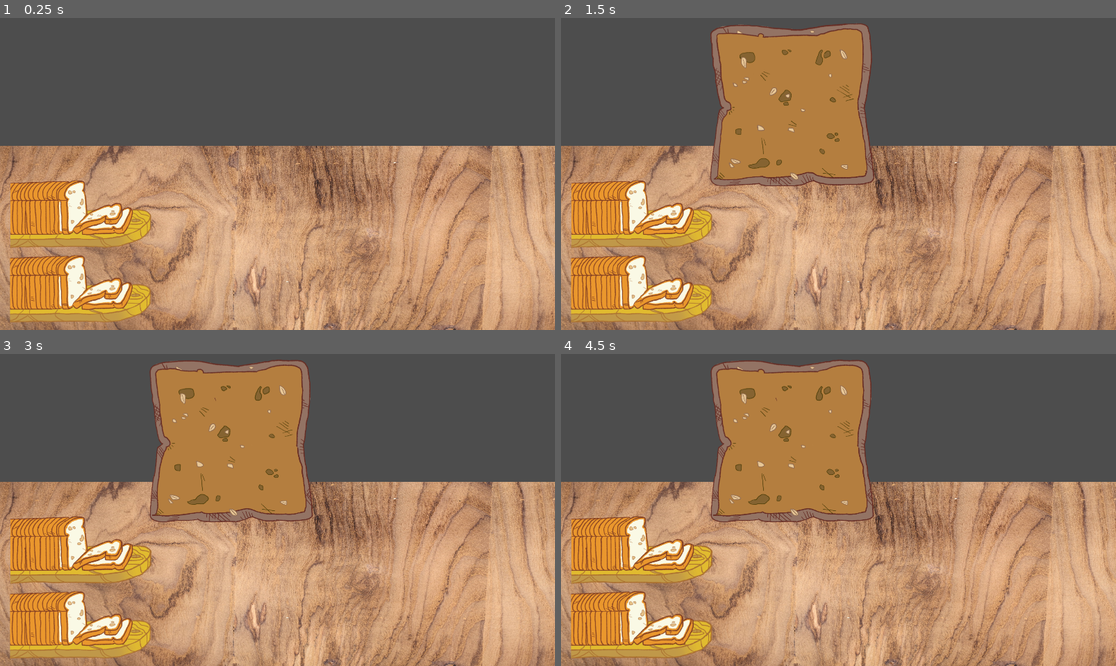
Above: before the commit, frames 1-4 (two rows, left to right).
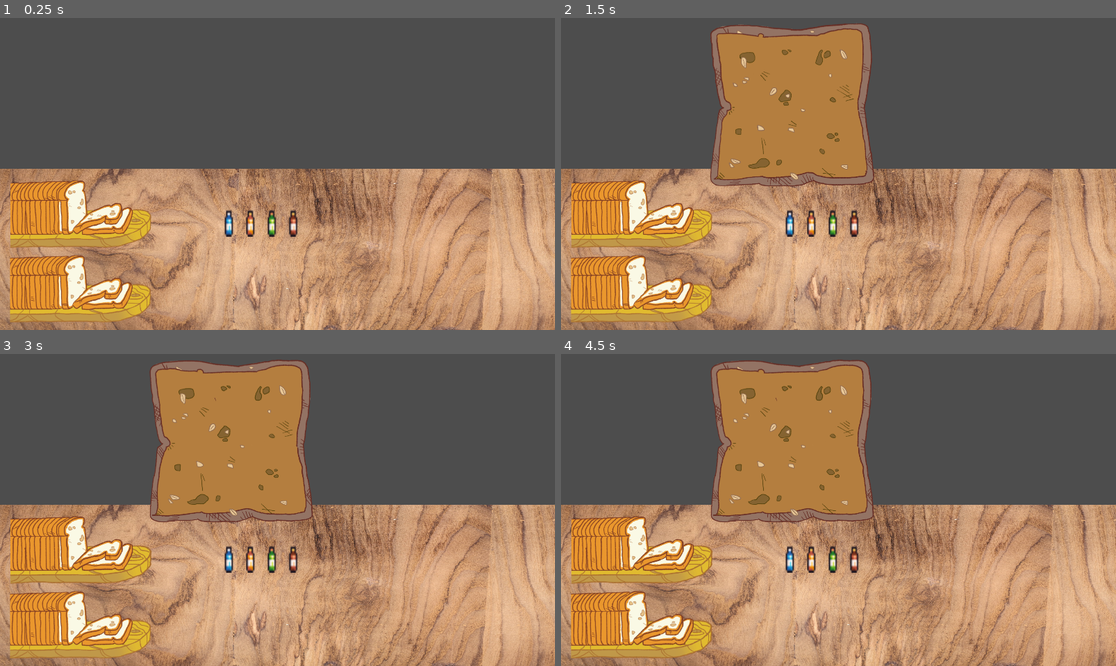
Above: after the commit, the same moments.

Repository: vitames404/Minimum-Wage-Spreader
Game: Godot game, scene res://cena.tscn
Same seed, same stepped clock (60 frames per second), same inputs: the game is played once before the commit and once after it.
Inputs (mouse positions are in pixels of both pictures, inside the frame that each line leads up to):
- Up to frame 1 (0.25 s): no input
- Up to frame 2 (1.5 s): move the mouse to (638, 289) at 0.52 s; click (638, 289) at 0.67 s; move the mouse to (644, 214) at 1.27 s; click (644, 214) at 1.42 s
- Up to frame 3 (3 s): move the mouse to (333, 441) at 2.02 s; click (333, 441) at 2.17 s; move the mouse to (249, 572) at 2.77 s; click (249, 572) at 2.92 s
- Up to frame 4 (4.5 s): move the mouse to (1005, 556) at 3.52 s; click (1005, 556) at 3.67 s; move the mouse to (672, 463) at 4.27 s; click (672, 463) at 4.42 s

The runs differ from the first frame. In frame 1, 20% of the frame differs, in the area x 0-100%, y 40-100%; in frame 2, 17%; in frame 3, 17%; in frame 4, 17%.

Commit message:
Peanut Butter added

Diff:
--- /dev/null
+++ b/Scripts/PeanutButter.gd
@@ -0,0 +1,11 @@
+extends Area2D
+
+
+# Called when the node enters the scene tree for the first time.
+func _ready():
+	pass
+
+func _input_event(viewport, event, shape_idx):
+	if event is InputEventMouseButton:
+		if event.button_index == MOUSE_BUTTON_LEFT and event.pressed:
+			print("Peanut butter clicked")
--- a/cena.tscn
+++ b/cena.tscn
@@ -8,6 +8,8 @@
 [ext_resource type="Script" path="res://Scripts/IntegralBreadBag.gd" id="8_cxg2r"]
 [ext_resource type="Texture2D" uid="uid://dbebpnd51de58" path="res://Sprites/sacos/white_bag_2.png" id="8_xyvuc"]
 [ext_resource type="Script" path="res://Scripts/WhiteBreadBag.gd" id="9_itmok"]
+[ext_resource type="Texture2D" uid="uid://bmpy648sn5k6b" path="res://Sprites/Food Items/Bottled_Drinks (16 x 16).png" id="9_xb3cj"]
+[ext_resource type="Script" path="res://Scripts/PeanutButter.gd" id="10_7ddjn"]
 
 [sub_resource type="SpriteFrames" id="SpriteFrames_j0fu5"]
 animations = [{
@@ -43,12 +45,26 @@
 [sub_resource type="RectangleShape2D" id="RectangleShape2D_n35mm"]
 size = Vector2(488, 230)
 
+[sub_resource type="SpriteFrames" id="SpriteFrames_ui1nw"]
+animations = [{
+"frames": [{
+"duration": 1.0,
+"texture": ExtResource("9_xb3cj")
+}],
+"loop": true,
+"name": &"default",
+"speed": 5.0
+}]
+
+[sub_resource type="RectangleShape2D" id="RectangleShape2D_oxudc"]
+size = Vector2(51.7172, 12.318)
+
 [node name="Game" type="Node2D"]
 script = ExtResource("1_j6ys4")
 
 [node name="Table" type="Sprite2D" parent="."]
-position = Vector2(990.062, 780.5)
-scale = Vector2(0.709084, 0.239053)
+position = Vector2(990.062, 820)
+scale = Vector2(0.709084, 0.211158)
 texture = ExtResource("1_c3y2j")
 
 [node name="IntegralBread" type="Sprite2D" parent="."]
@@ -83,3 +99,15 @@
 
 [node name="CollisionShape2D" type="CollisionShape2D" parent="IntegralBreadBag/Area2D"]
 shape = SubResource("RectangleShape2D_n35mm")
+
+[node name="PeanutButter" type="AnimatedSprite2D" parent="."]
+position = Vector2(903, 697)
+scale = Vector2(4.64063, 7.46874)
+sprite_frames = SubResource("SpriteFrames_ui1nw")
+
+[node name="Area2D" type="Area2D" parent="PeanutButter"]
+script = ExtResource("10_7ddjn")
+
+[node name="CollisionShape2D" type="CollisionShape2D" parent="PeanutButter/Area2D"]
+position = Vector2(0.646439, 1.33896)
+shape = SubResource("RectangleShape2D_oxudc")
Not shown: 1 places in cena.tscn that only renumber resources
